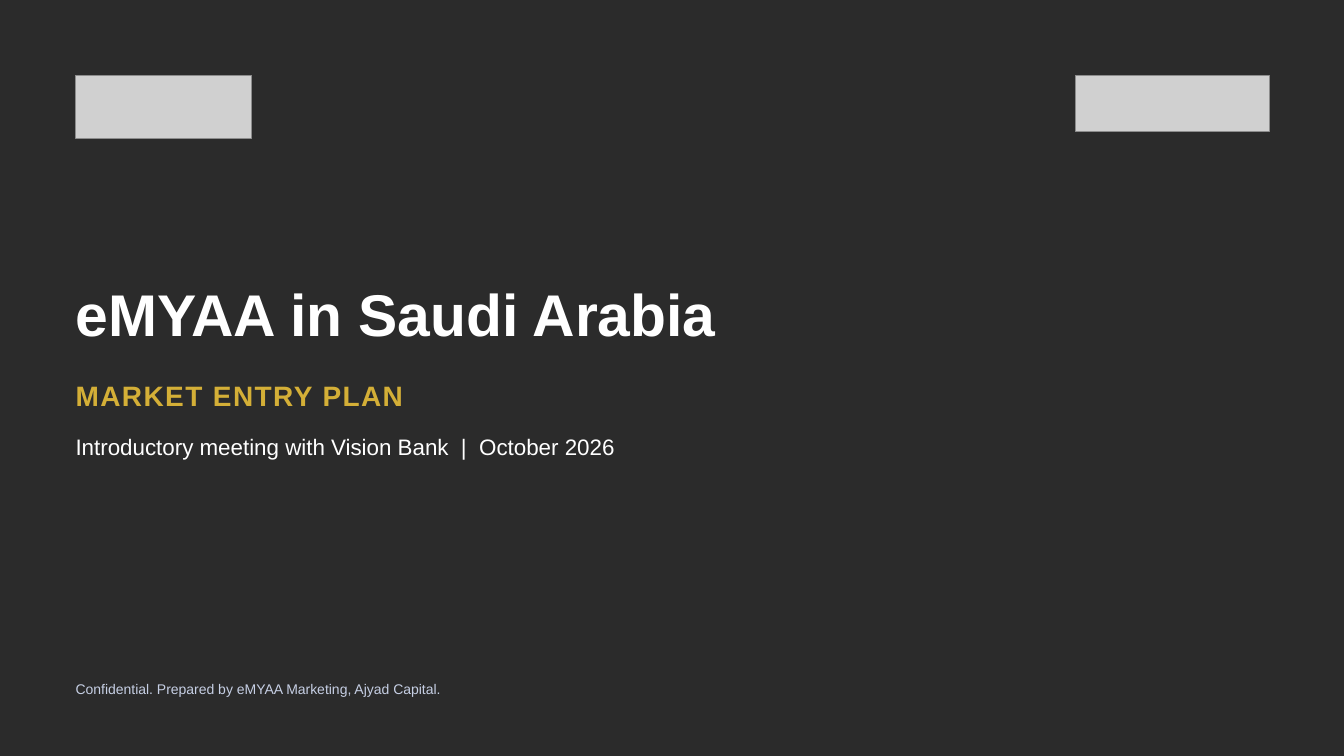
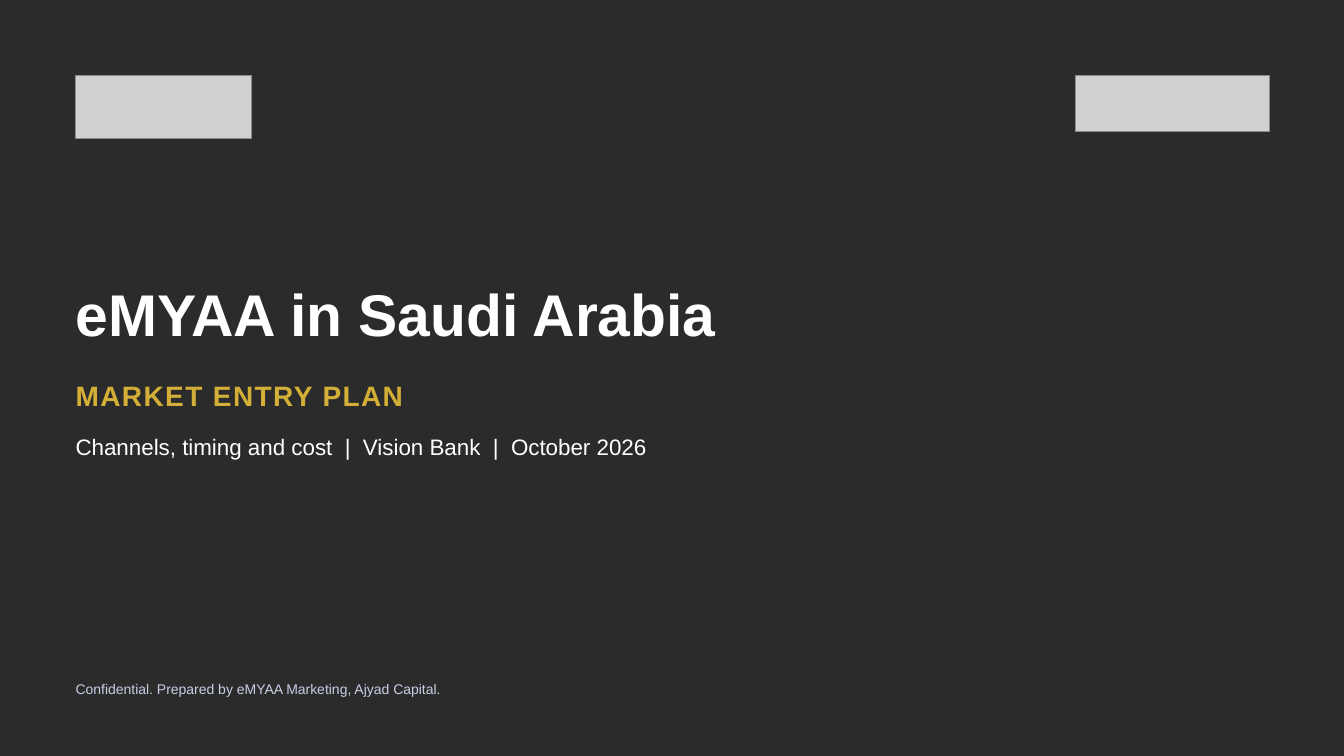
Before and after one commit to hatemmsc-ops/HatemIsa_202508993_IT9002_NLP_Project, a slide deck: slide 1 of emyaa-ceo-deck/output/vision-bank/eMYAA_Saudi_Market_Plan_-_Vision_Bank.pptx. Drawn at 1344x756 pixels with LibreOffice and Linux fonts; fonts in the diff are those of the drawing; grey boxes stand for pictures; background and template pictures are left out; a plain dark background stands for a picture behind light text. Boxes give left, top, right and bottom in pixels: in the first picture for what was removed or moved away, otherwise in the second. Text is boxed around its words. In the diff, an @@ line names an element or a change of style, - is before the commit and + after.

```diff
--- a/emyaa-ceo-deck/output/vision-bank/eMYAA_Saudi_Market_Plan_-_Vision_Bank.pptx
+++ b/emyaa-ceo-deck/output/vision-bank/eMYAA_Saudi_Market_Plan_-_Vision_Bank.pptx
@@ text at bbox=[76, 438, 647, 460]: text changed @@
-Introductory meeting with Vision Bank | October 2026
+Channels, timing and cost | Vision Bank | October 2026
```
Also in this commit, not shown: 2 other slides changed, 4 slides added, 8 slides removed, 2 other files.
